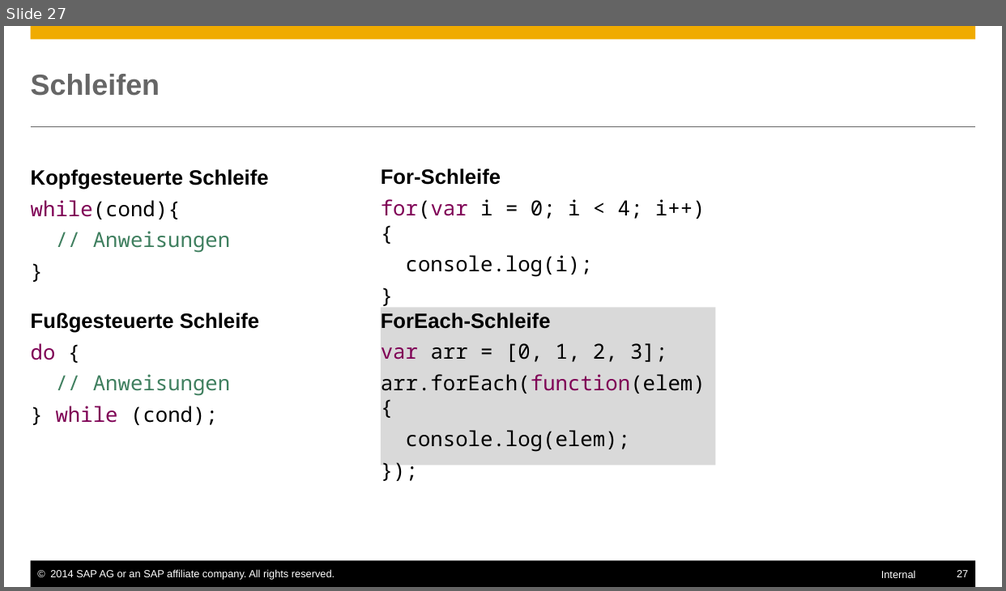
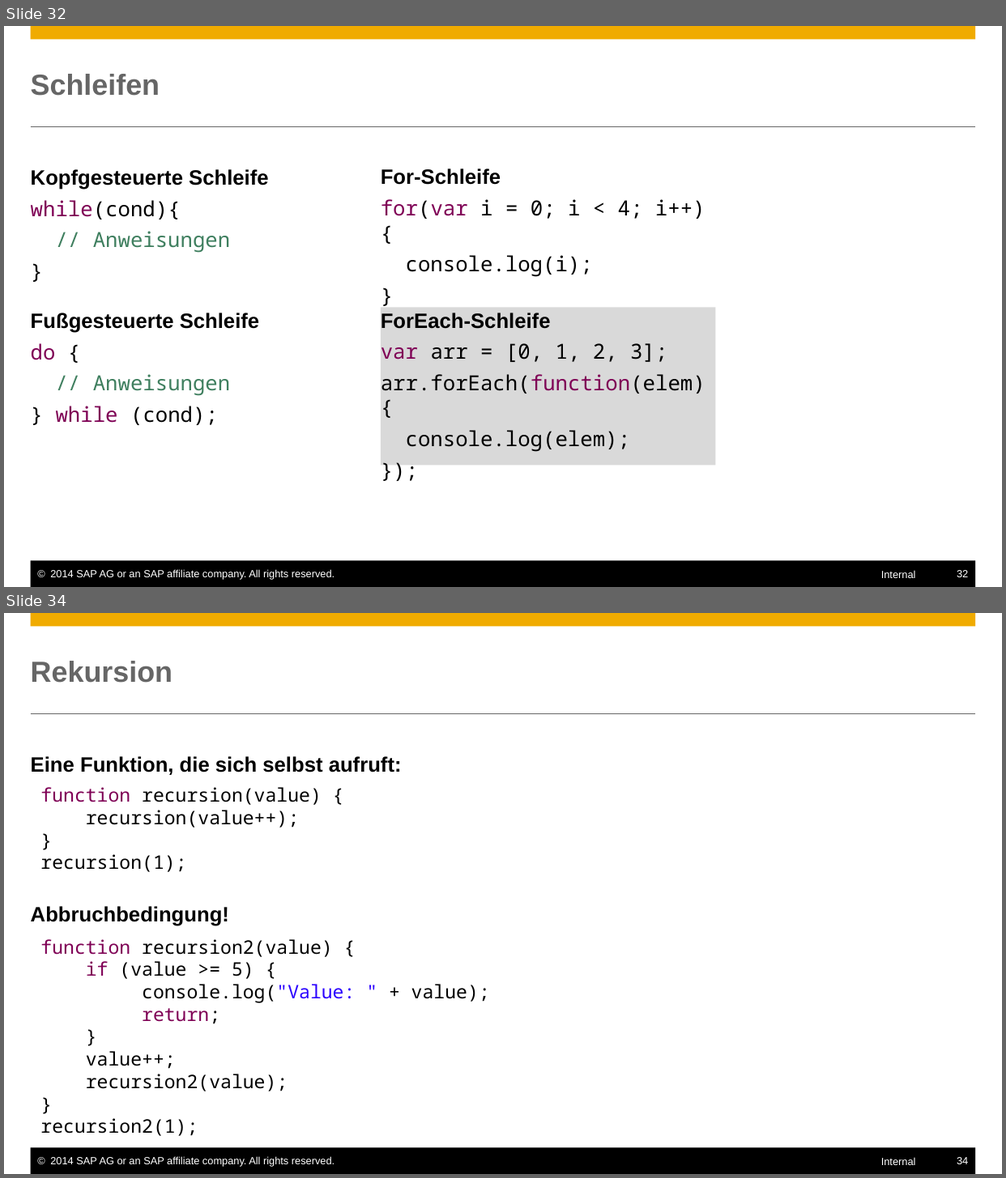
Before and after one commit to ofrendo/JSCrossCourse, a slide deck: JSCrosscourse.pptx. Shown one above the other, each under a label of ours: slide 27 before the commit, slides 32 and 34 after it; the slides between them are not shown. The pictures are 1006x591 and 1006x1178 pixels, drawn with LibreOffice and Linux fonts; fonts in the diff are those of the drawing. Boxes give left, top, right and bottom in pixels: in the first picture for what was removed or moved away, otherwise in the second. Text is boxed around its words. In the diff, an @@ line names an element or a change of style, - is before the commit and + after.

```diff
--- a/JSCrosscourse.pptx
+++ b/JSCrosscourse.pptx
@@ slide 34 added at (4,613,1002,1174), background #FFFFFF; not listed: 6 template elements that a slide beside it also shows @@
@@ title added at (31,661,172,683), 28 pt, text #666666, bold @@
+Rekursion
@@ text added at (31,756,402,926), 20 pt, text #000000, bold @@
+Eine Funktion, die sich selbst aufruft:
+Abbruchbedingung!
@@ text added at (40,787,322,872), 18 pt, text #000000 @@
+function recursion(value) {
+recursion(value++);
+}
+recursion(1);
@@ text added at (40,939,490,1136), 18 pt, text #000000 @@
+function recursion2(value) {
+if (value >= 5) {
+console.log("Value: " + value);
+return;
+}
+value++;
+recursion2(value);
+}
+recursion2(1);
@@ what was slide 27 is now slide 32 @@
@@ page number at (957,570,968,578): text changed @@
-27
+32
```
Also in this commit, not shown: 1 slide changed, 23 other slides added, 1 other file.
